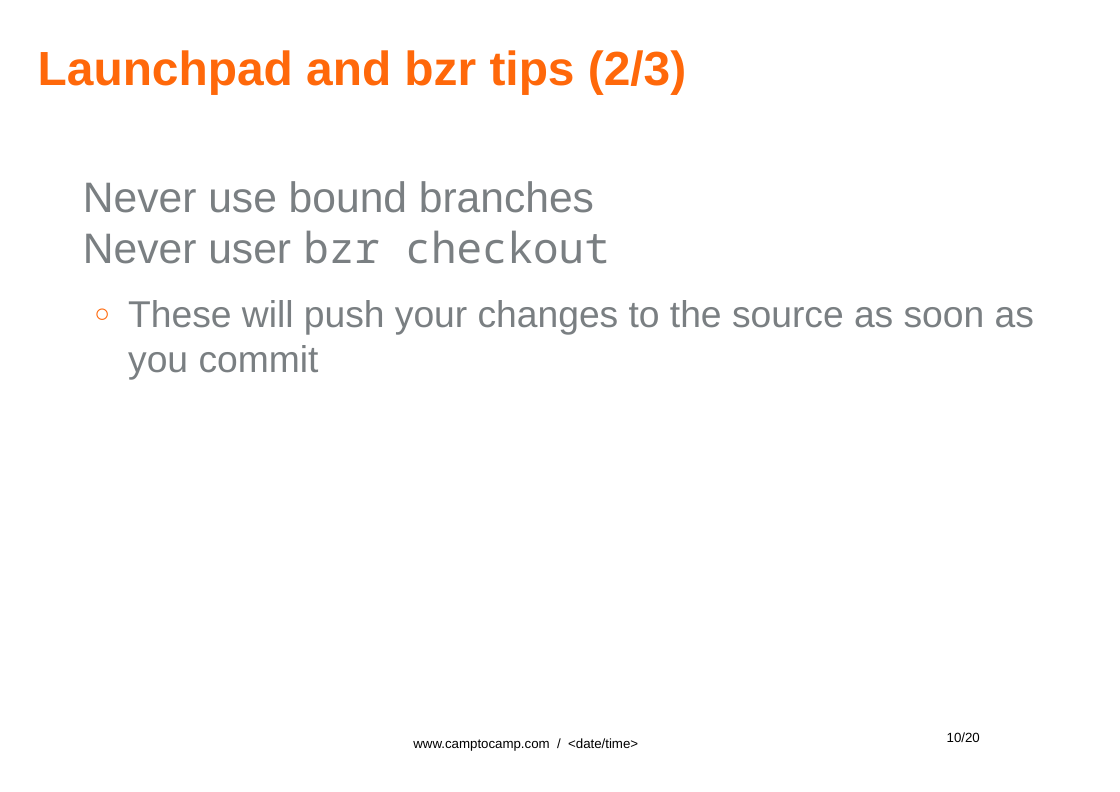
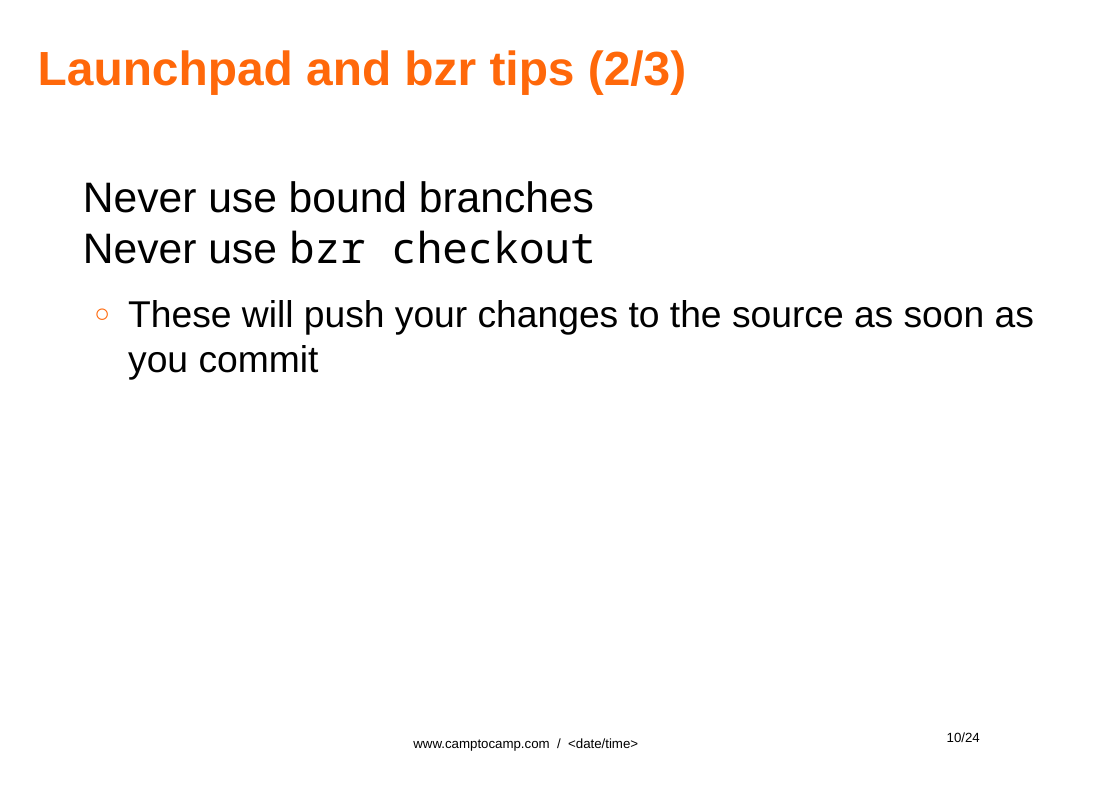
Before and after one commit to gurneyalex/community-days, a slide deck: slide 10 of 2014/talks/Community.odp. Drawn at 1120x792 pixels with LibreOffice and Linux fonts; fonts in the diff are those of the drawing; background and template pictures are left out. Boxes give left, top, right and bottom in pixels: in the first picture for what was removed or moved away, otherwise in the second. Text is boxed around its words. In the diff, an @@ line names an element or a change of style, - is before the commit and + after.

```diff
--- a/2014/talks/Community.odp
+++ b/2014/talks/Community.odp
@@ text at box(83, 181, 595, 264): text changed; text colour #7A7F82 to #000000 @@
-Never use bound branches
-Never user bzr checkout
+Never use bound branches
+Never use bzr checkout
@@ text at box(128, 300, 1034, 380): text colour #7A7F82 to #000000 in "These will push your changes to the ..." @@
@@ page number at box(947, 732, 980, 742): text changed @@
-10/20
+10/24
```
Also in this commit, not shown: 16 other slides changed, 4 slides added, 4 other files.
